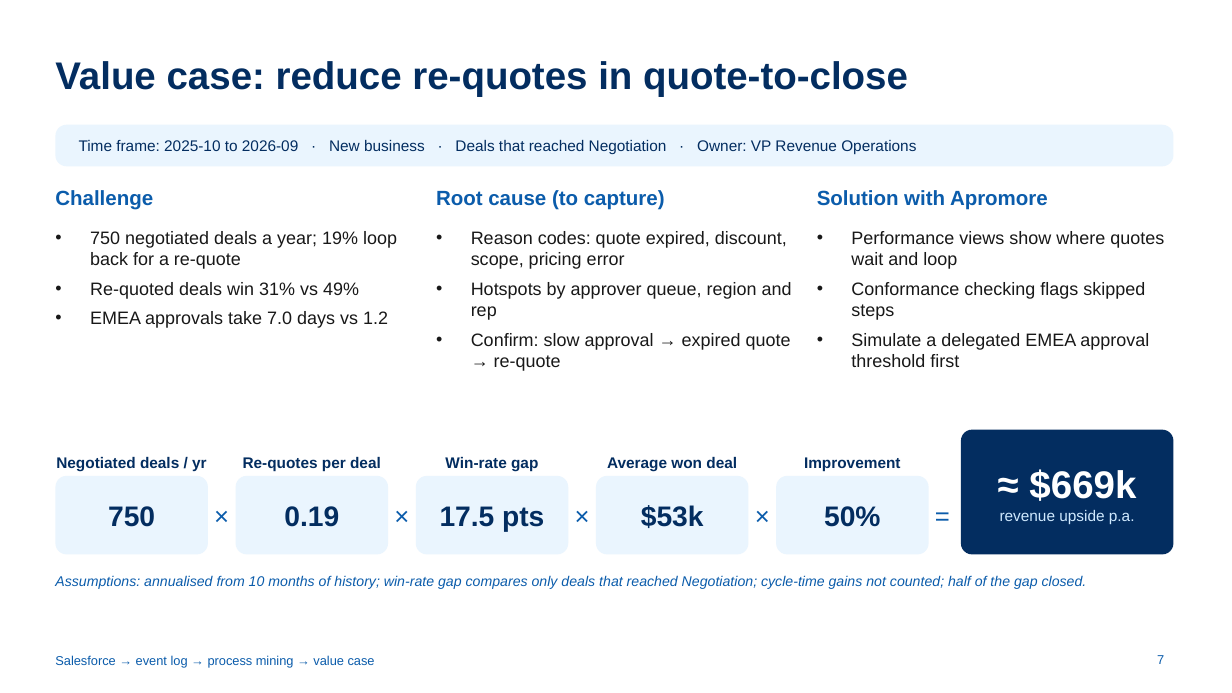
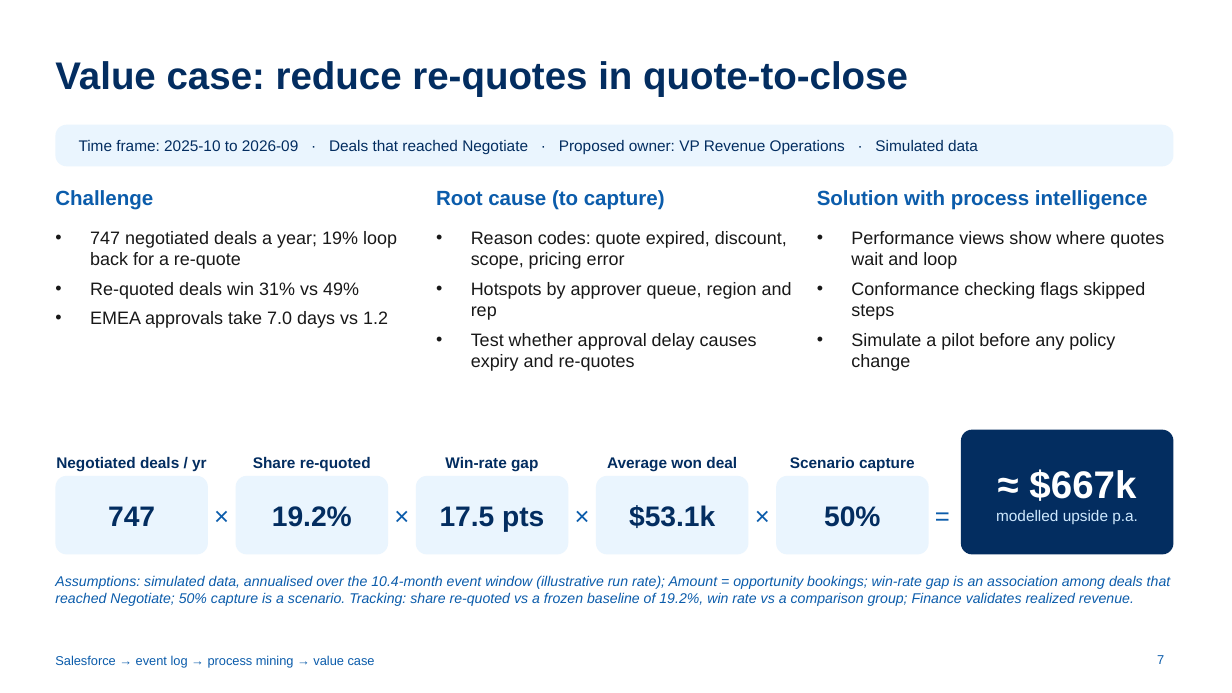
Before and after one commit to ch-lukas/salesforce-process-intelligence, a slide deck: slide 7 of deck/salesforce-process-intelligence.pptx. Drawn at 1232x693 pixels with LibreOffice and Linux fonts; fonts in the diff are those of the drawing. Boxes give left, top, right and bottom in pixels: in the first picture for what was removed or moved away, otherwise in the second. Text is boxed around its words. In the diff, an @@ line names an element or a change of style, - is before the commit and + after.

```diff
--- a/deck/salesforce-process-intelligence.pptx
+++ b/deck/salesforce-process-intelligence.pptx
@@ text at (x1=79, y1=140, x2=978, y2=154): text changed @@
-Time frame: 2025-10 to 2026-09 · New business · Deals that reached Negotiation · Owner: VP Revenue Operations
+Time frame: 2025-10 to 2026-09 · Deals that reached Negotiate · Proposed owner: VP Revenue Operations · Simulated data
@@ text at (x1=817, y1=190, x2=1148, y2=210): text changed @@
-Solution with Apromore
+Solution with process intelligence
@@ text at (x1=90, y1=231, x2=397, y2=269): text changed @@
-• 750 negotiated deals a year; 19% loop back for a re-quote
+• 747 negotiated deals a year; 19% loop back for a re-quote
@@ text at (x1=471, y1=333, x2=757, y2=371): text changed @@
-• Confirm: slow approval → expired quote → re-quote
+• Test whether approval delay causes expiry and re-quotes
@@ text at (x1=851, y1=333, x2=1115, y2=371): text changed @@
-• Simulate a delegated EMEA approval threshold first
+• Simulate a pilot before any policy change
@@ text at (x1=253, y1=457, x2=371, y2=471): text changed @@
-Re-quotes per deal
+Share re-quoted
@@ text at (x1=790, y1=457, x2=915, y2=471): text changed @@
-Improvement
+Scenario capture
@@ text at (x1=996, y1=469, x2=1138, y2=524): text changed @@
-≈ $669k
-revenue upside p.a.
+≈ $667k
+modelled upside p.a.
@@ text at (x1=108, y1=506, x2=155, y2=526): text changed @@
-750
+747
@@ text at (x1=272, y1=506, x2=352, y2=527): text changed @@
-0.19
+19.2%
@@ text at (x1=629, y1=505, x2=715, y2=528): text changed @@
-$53k
+$53.1k
@@ text at (x1=55, y1=575, x2=1171, y2=606): text changed @@
-Assumptions: annualised from 10 months of history; win-rate gap compares only deals that reached Negotiation; cycle-time gains not counted; half of the gap closed.
+Assumptions: simulated data, annualised over the 10.4-month event window (illustrative run rate); Amount = opportunity bookings; win-rate gap is an association among deals that reached Negotiate; 50% capture is a scenario. Tracking: share re-quoted vs a frozen baseline of 19.2%, win rate vs a comparison group; Finance validates realized revenue.
```
Also in this commit, not shown: 7 other slides changed, 25 other files.
